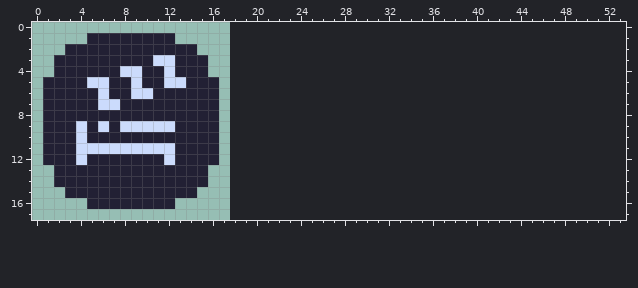
A pixel-art sprite gets an edit: Assets/Sprites/NeedIcons/NeedIcons.png. Above is the file before it was changed.
The file is 18x18 pixels. The old version is drawn lined up with the new one, on the new canvas.
After the commit:
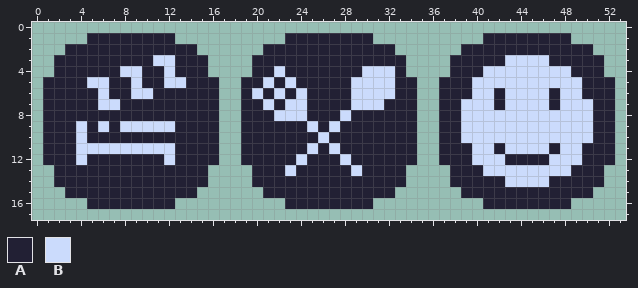
Palette (. is transparent): A #222034  B #cbdbfc
Change:
canvas 18x18 -> 54x18
The edit adds colour A in row 1 at x 23 to 30 and 41 to 48; in row 2 at x 21 to 32 and 39 to 50; in row 3 at x 20 to 33, 38 to 42 and 47 to 51; in row 4 at x 20 to 21, 23 to 29, 33, 38 to 40 and 49 to 51; in row 5 at x 19 to 20, 22, 24 to 28, 33 to 34, 37 to 39 and 50 to 52; in row 6 at x 19, 21, 23, 25 to 28, 33 to 34, 37 to 39, 42, 47 and 50 to 52.
The edit adds colour A in row 7 at x 19 to 20, 22, 25 to 28, 32 to 34, 37 to 38, 42, 47 and 51 to 52; in row 8 at x 19 to 21, 25 to 27, 29 to 34, 37 to 38 and 51 to 52; in row 9 at x 19 to 24, 26, 28 to 34, 37 to 38 and 51 to 52; in row 10 at x 19 to 25, 27 to 34, 37 to 38 and 51 to 52; in row 11 at x 19 to 24, 26, 28 to 34, 37 to 39, 42, 47 and 50 to 52; in row 12 at x 19 to 23, 25 to 27, 29 to 34, 37 to 39, 43 to 46 and 50 to 52.
The edit adds colour A in row 13 at x 20 to 22, 24 to 28, 30 to 33, 38 to 40 and 49 to 51; in row 14 at x 20 to 33, 38 to 42 and 47 to 51; in row 15 at x 21 to 32 and 39 to 50; in row 16 at x 23 to 30 and 41 to 48.
The edit adds colour B in row 3 at x 43 to 46; in row 4 at x 22, 30 to 32 and 41 to 48; in row 5 at x 21, 23, 29 to 32 and 40 to 49; in row 6 at x 20, 22, 24, 29 to 32, 40 to 41, 43 to 46 and 48 to 49; in row 7 at x 21, 23 to 24, 29 to 31, 39 to 41, 43 to 46 and 48 to 50; in row 8 at x 22 to 24, 28 and 39 to 50.
The edit adds colour B in row 9 at x 25, 27 and 39 to 50; in row 10 at x 26 and 39 to 50; in row 11 at x 25, 27, 40 to 41, 43 to 46 and 48 to 49; in row 12 at x 24, 28, 40 to 42 and 47 to 49; in row 13 at x 23, 29 and 41 to 48; in row 14 at x 43 to 46.
Boxes around the changes in both pictures, in picture pixels (x1, y1, x2, y2):
added: (241, 33, 615, 209)
